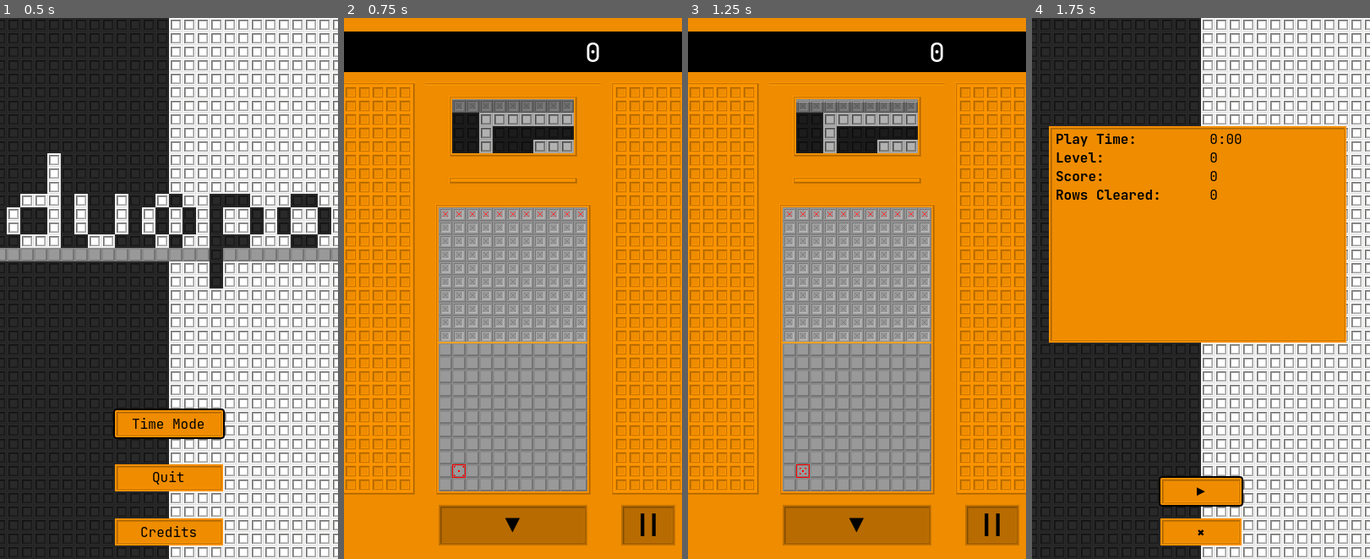
Above: before the commit, frames 1-4 (left to right).
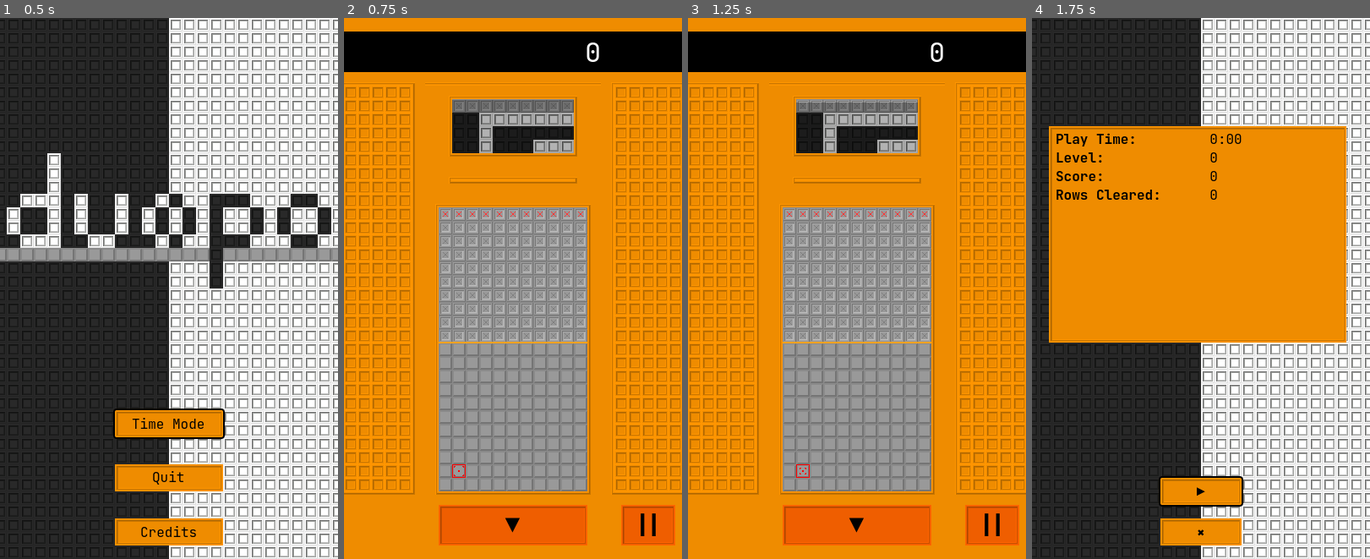
Above: after the commit, the same moments.

Repository: ka-puna/duopo
Game: Godot game, scene res://src/main.tscn
Same seed, same stepped clock (60 frames per second), same inputs: the game is played once before the commit and once after it.
Inputs:
- Up to frame 1 (0.5 s): no input
- Up to frame 2 (0.75 s): click "Time Mode" at 0.5 s
- Up to frame 3 (1.25 s): no input
- Up to frame 4 (1.75 s): click "||" at 1.25 s

Frame 1 is identical in both runs. In frame 2, 4.4% of the frame differs, in the area x 28-98%, y 90-98%; in frame 3, 4.4%; in frame 4, nothing differs.

Commit message:
Change time_mode button colors.

Diff:
--- a/src/scene/time_mode.tscn
+++ b/src/scene/time_mode.tscn
@@ -87,7 +87,7 @@
 flat = true
 
 [node name="ButtonBG" type="TileMap" parent="pause_game"]
-modulate = Color(0.764706, 0.764706, 0.764706, 1)
+modulate = Color(1, 0.675, 0.25, 1)
 show_behind_parent = true
 tile_set = ExtResource("2_it1s3")
 format = 2
@@ -105,7 +105,7 @@
 flat = true
 
 [node name="ButtonBG" type="TileMap" parent="drop_pattern"]
-modulate = Color(0.764706, 0.764706, 0.764706, 1)
+modulate = Color(1, 0.675, 0.25, 1)
 show_behind_parent = true
 tile_set = ExtResource("2_it1s3")
 format = 2
